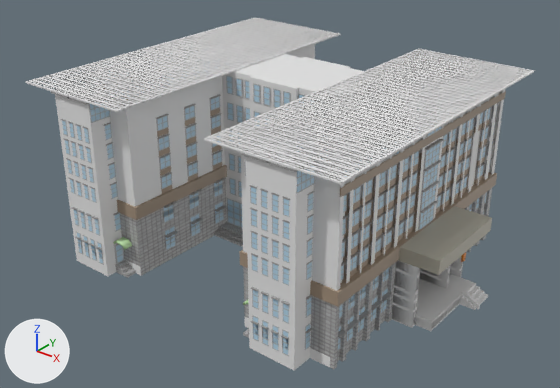
Renders of the FBX model Assets/生資.fbx from each side of a commit.
Rendered twice from a 50 mm camera at (112.2, -141.7, 101.8) aimed at (1.1, -2.8, 15.7). Arrows for +X, +Y and +Z are at lower left; the lights stay in place. The older version comes first. Where no turn or scale is listed for an object, it has been applied to the vertices.
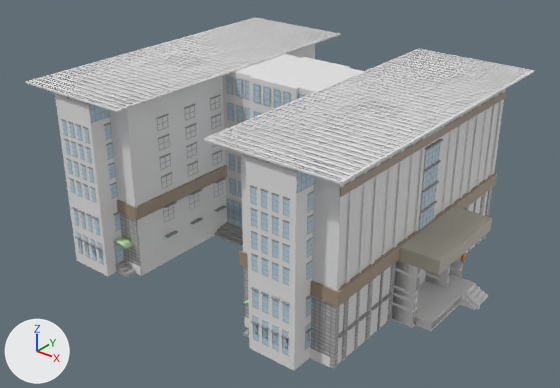
What differs and where, as boxes (x1, y1, x2, y2) in the pictures (560 x 388 px):
'Cube.032', added
    after: (64, 26, 314, 275)
'Cube.034', added
    after: (245, 59, 503, 365)
'Cube.036', unchanged, covered by the edit
    before: (64, 45, 499, 350)
    after: (82, 72, 489, 338)
'Cube.169', unchanged, covered by the edit
    before: (156, 94, 330, 251)
    after: (156, 95, 227, 238)

The edits, one by one:
Mesh me_cube_030 is new.
It has 72 vertices, 68 faces and spans x -11.7..11.7, y -32.1..44.6, z -15.5..29.8.
It uses material mat_material (its picture is missing).
Object 'Cube.034' (ob_cube_034) is new; it shows me_cube_030.
Its location is (29.1, -5.9, 15.5).
Object 'Cube.032' (ob_cube_032) is new; it shows a copy of me_cube_030.
Its location is (-28.5, -5.9, 15.5).
